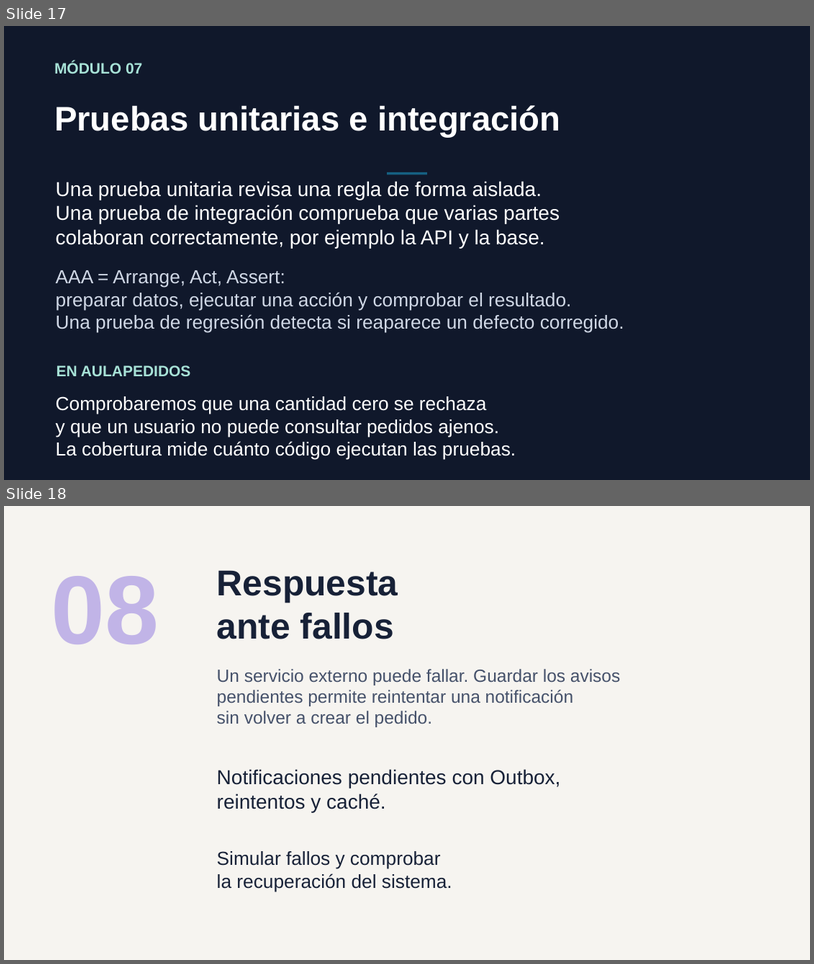
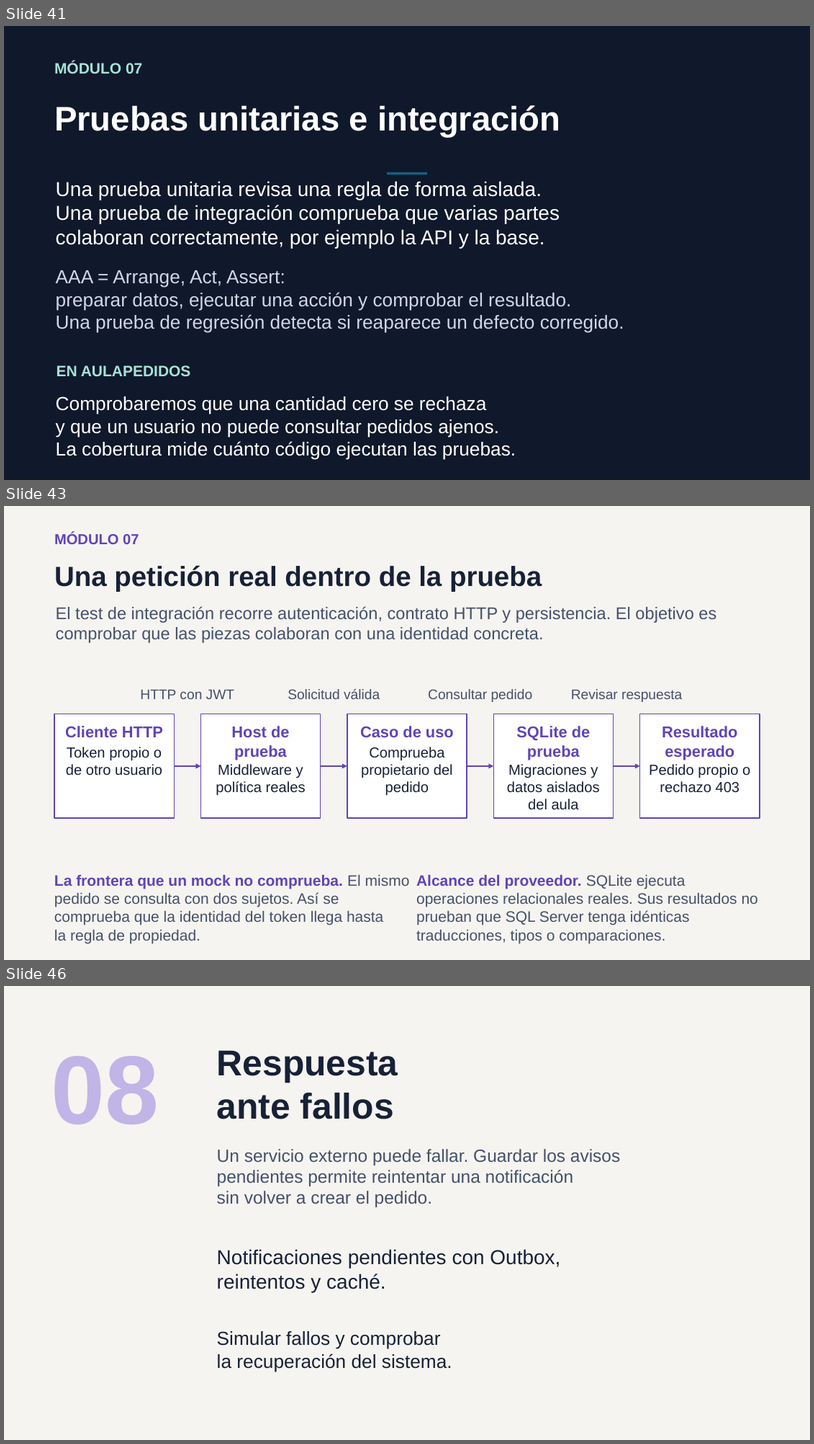
Before and after one commit to ychavez/CursoNETIA, a slide deck: instructor/clases/00-presentacion-alumnos.pptx. Shown one above the other, each under a label of ours: slides 17 and 18 before the commit, slides 41, 43 and 46 after it; the slides between them are not shown. The pictures are 814x964 and 814x1444 pixels, drawn with LibreOffice and Linux fonts; fonts in the diff are those of the drawing. Boxes give left, top, right and bottom in pixels: in the first picture for what was removed or moved away, otherwise in the second. Text is boxed around its words. In the diff, an @@ line names an element or a change of style, - is before the commit and + after.

```diff
--- a/instructor/clases/00-presentacion-alumnos.pptx
+++ b/instructor/clases/00-presentacion-alumnos.pptx
@@ slide 43 added at (4,506,810,960), background #F6F4F0 @@
@@ text added at (54,533,139,544), 17.2 pt, text #6044B6, bold @@
+MÓDULO 07
@@ text added at (54,565,542,591), 33 pt, text #172137, bold @@
+Una petición real dentro de la prueba
@@ text added at (56,606,717,643), 20.2 pt, text #45516A @@
+El test de integración recorre autenticación, contrato HTTP y persistencia. El objetivo es
+comprobar que las piezas colaboran con una identidad concreta.
@@ text added at (140,689,234,699), 16.5 pt, text #45516A @@
+HTTP con JWT
@@ text added at (288,689,380,699), 16.5 pt, text #45516A @@
+Solicitud válida
@@ text added at (428,689,533,702), 16.5 pt, text #45516A @@
+Consultar pedido
@@ text added at (571,689,682,702), 16.5 pt, text #45516A @@
+Revisar respuesta
@@ rectangle added at (54,714,174,818), fill #FFFFFF, outline #6044B6 1.13 pt @@
@@ rectangle added at (201,714,321,818), fill #FFFFFF, outline #6044B6 1.13 pt @@
@@ rectangle added at (347,714,468,818), fill #FFFFFF, outline #6044B6 1.13 pt @@
@@ rectangle added at (494,714,614,818), fill #FFFFFF, outline #6044B6 1.13 pt @@
@@ rectangle added at (640,714,760,818), fill #FFFFFF, outline #6044B6 1.13 pt @@
@@ text added at (65,726,163,737), 18.8 pt, text #6044B6, bold @@
+Cliente HTTP
@@ text added at (232,726,289,759), 18.8 pt, text #6044B6, bold @@
+Host de
+prueba
@@ text added at (360,726,454,737), 18.8 pt, text #6044B6, bold @@
+Caso de uso
@@ text added at (517,726,590,759), 18.8 pt, text #6044B6, bold @@
+SQLite de
+prueba
@@ text added at (662,726,738,759), 18.8 pt, text #6044B6, bold @@
+Resultado
+esperado
@@ text added at (66,746,162,775), 17.2 pt, text #172137 @@
+Token propio o
+de otro usuario
@@ text added at (216,764,306,795), 17.2 pt, text #172137 @@
+Middleware y
+política reales
@@ text added at (361,746,453,795), 17.2 pt, text #172137 @@
+Comprueba
+propietario del
+pedido
@@ text added at (507,764,600,810), 17.2 pt, text #172137 @@
+Migraciones y
+datos aislados
+del aula
@@ text added at (649,764,751,793), 17.2 pt, text #172137 @@
+Pedido propio o
+rechazo 403
@@ arrow added from (174, 766) to (201, 766), #6044B6 1.5 pt @@
@@ arrow added from (320, 766) to (347, 766), #6044B6 1.5 pt @@
@@ arrow added from (468, 766) to (494, 766), #6044B6 1.5 pt @@
@@ arrow added from (614, 766) to (640, 766), #6044B6 1.5 pt @@
@@ text added at (54,875,410,943), 18 pt, text #45516A @@
+La frontera que un mock no comprueba. El mismo
+pedido se consulta con dos sujetos. Así se
+comprueba que la identidad del token llega hasta
+la regla de propiedad.
@@ text added at (417,875,759,943), 18 pt, text #45516A @@
+Alcance del proveedor. SQLite ejecuta
+operaciones relacionales reales. Sus resultados no
+prueban que SQL Server tenga idénticas
+traducciones, tipos o comparaciones.
@@ what was slide 17 is now slide 41 @@
@@ what was slide 18 is now slide 46 @@
```
Also in this commit, not shown: 39 other slides added, 3 other files.
